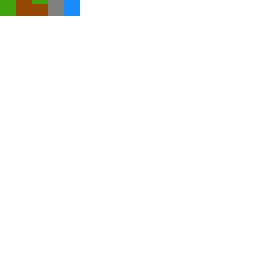
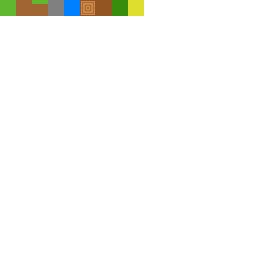
Revision of a layered 256px x 256px image; what changed, layer by layer:
removed layer "Water" (was 90%) over [64, 0, 80, 16]
painted on "Background" over [0, 0, 144, 16]
